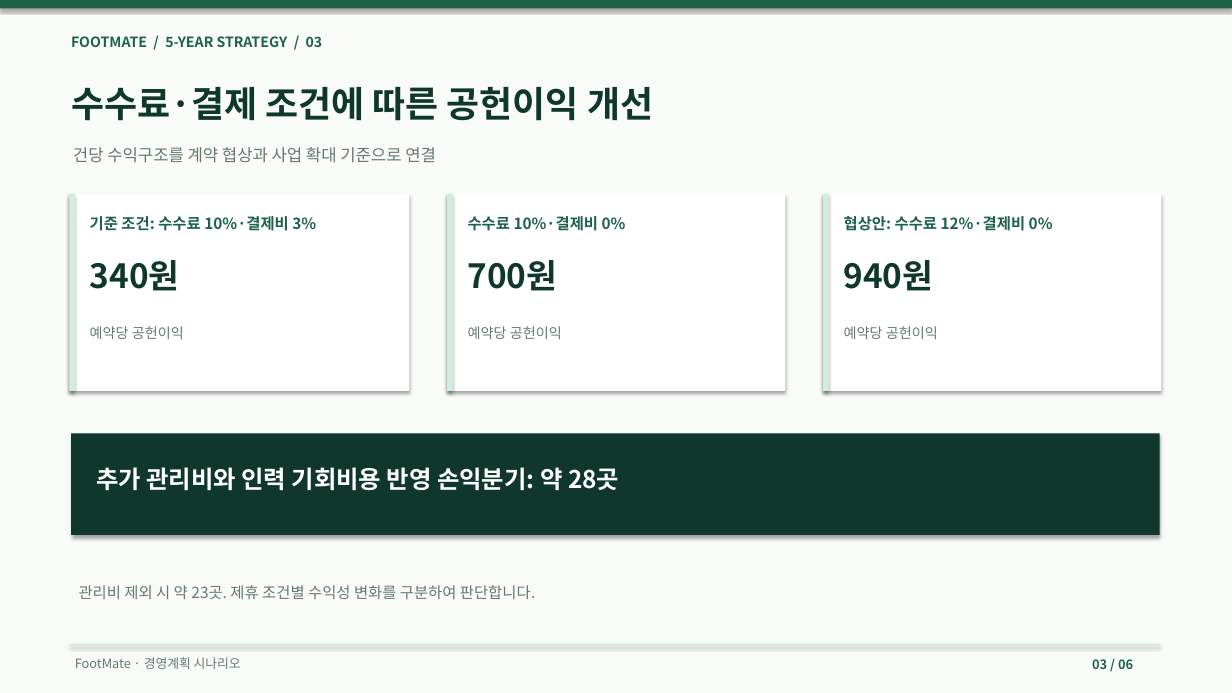
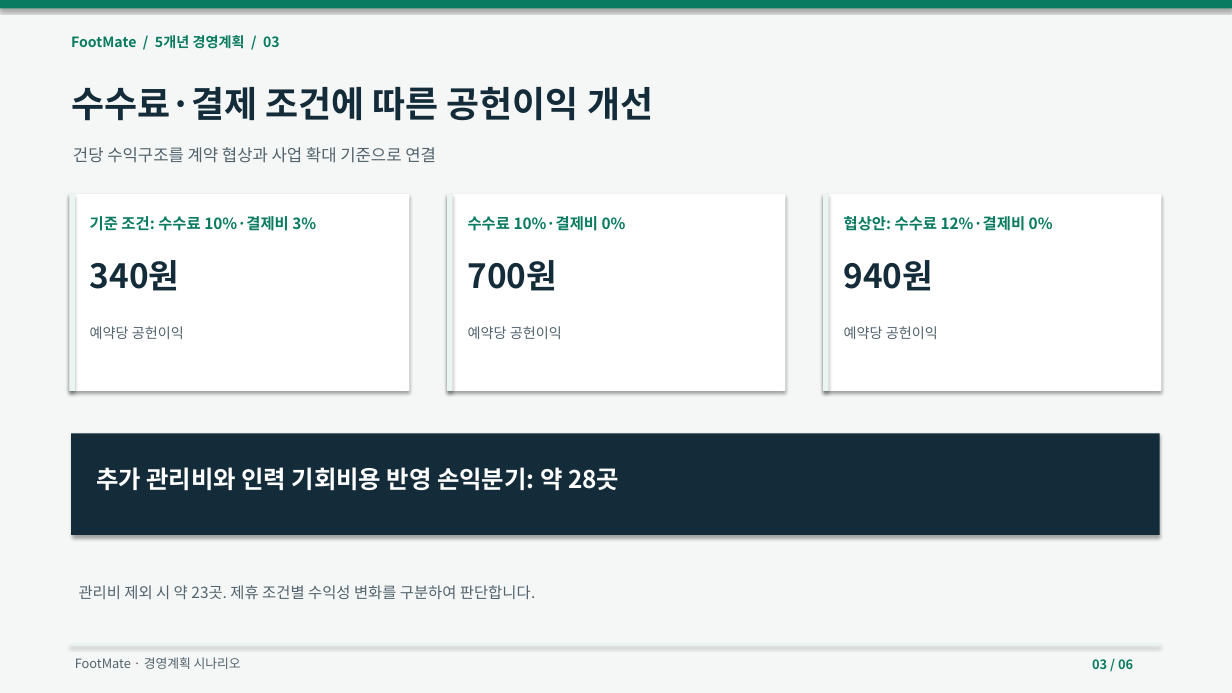
Before and after one commit to dohyunkimmm/footmate, a slide deck: slide 3 of src/case-study/downloads/footmate_5year_strategy.pptx. Drawn at 1232x693 pixels with LibreOffice and Linux fonts; fonts in the diff are those of the drawing. Boxes give left, top, right and bottom in pixels: in the first picture for what was removed or moved away, otherwise in the second. Text is boxed around its words. In the diff, an @@ line names an element or a change of style, - is before the commit and + after.

```diff
--- a/src/case-study/downloads/footmate_5year_strategy.pptx
+++ b/src/case-study/downloads/footmate_5year_strategy.pptx
@@ rectangle at [0, 0, 1232, 693]: fill #F8FBF8 to #F5F7F6 @@
@@ rectangle at [0, 0, 1232, 8]: fill #1E6249 to #087B60 @@
@@ text at [71, 35, 280, 49]: text changed; text colour #1E6249 to #087B60 @@
-FOOTMATE / 5-YEAR STRATEGY / 03
+FootMate / 5개년 경영계획 / 03
@@ fill #D1EEDD to #EAF5F1 in 4 elements at [69, 644, 1160, 646], [69, 194, 75, 391], [447, 194, 453, 391], [823, 194, 829, 391] @@
@@ text colour #1E6249 to #087B60 in 4 elements at [1092, 659, 1133, 669], [90, 216, 316, 231], [468, 216, 626, 231], [844, 216, 1053, 231] @@
@@ text colour #657A6E to #52636D in 6 elements at [73, 147, 436, 163], [75, 657, 241, 669], [90, 326, 184, 339], [468, 326, 562, 339], [844, 326, 938, 339], [79, 585, 535, 599] @@
```
Also in this commit, not shown: 5 other slides changed, 16 other files.
